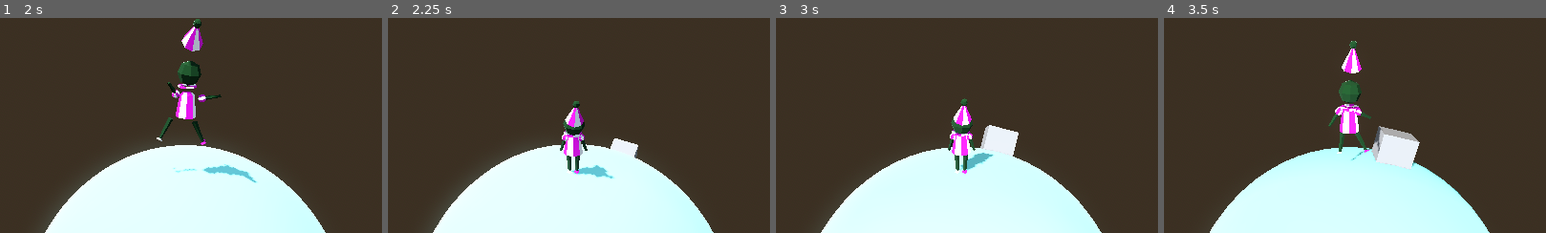
Above: before the commit, frames 1-4 (left to right).
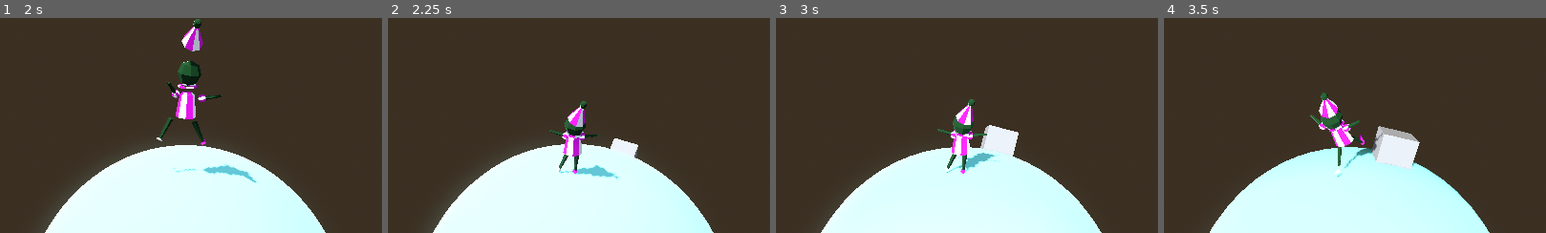
Above: after the commit, the same moments.

Repository: boner-cmd/effective-octo-pancake
Game: Godot game, scene res://Scenes/TitleScreen.tscn
The game is run twice, just before and just after one commit, with the same random seed, the same clock (stepped at 60 frames per second) and the same inputs. The engine's default icon, where the game draws it, is replaced by a stand-in: a white triangle on a blue panel in a dark square.
Inputs (mouse positions are % of the whole screen's width and height, from its top left):
- Up to frame 1 (2 s): click (11, 42) at 0.5 s; tap Enter (ui_accept) at 1.25 s; move the mouse to (55, 50) at 1.27 s; hold W (up) from 1.28 s (still down); hold F (advance_dialogue) from 1.28 s (still down); tap Space (jump) at 1.52 s
- Up to frame 2 (2.25 s): keep holding W (up); move the mouse to (45, 50) at 2.02 s; release F (advance_dialogue) at 2.03 s; click (45, 50) at 2.1 s
- Up to frame 3 (3 s): keep holding W (up); tap Space (jump) at 2.27 s; move the mouse to (52, 48) at 2.77 s; hold F (advance_dialogue) from 2.78 s (still down)
- Up to frame 4 (3.5 s): keep holding W (up); keep holding F (advance_dialogue)
The pictures show only the part of the screen within x 26-76%, y 17-67%; the shares and areas given below are measured in that part.

Frame 1 is identical in both runs. In frame 2, 1.1% of the frame differs, in the area x 42-61%, y 38-76%; in frame 3, 1.1%; in frame 4, 3.1%, in the area x 38-58%, y 10-75%.

Commit message:
dialogue stuffs progress

Diff:
--- a/Scenes/DialogueManager/DialogueManager.gd
+++ b/Scenes/DialogueManager/DialogueManager.gd
@@ -1,6 +1,8 @@
 extends Node
 
 @onready var text_box_scene = preload("res://Scenes/DialogueManager/text_box.tscn")
+
+var sub_viewport : SubViewport
 
 var dialogue_lines : Array[String] = []
 var current_line_index = 0
@@ -10,16 +12,16 @@
 var is_dialogue_active = false
 var can_advance_line = false
 
-func start_dialogue(sub_viewport : SubViewport, lines: Array[String]):
+func start_dialogue(sub_viewport_in : SubViewport, lines: Array[String]):
 	if is_dialogue_active:
 		return
-
+	sub_viewport = sub_viewport_in
 	dialogue_lines = lines
 	_show_text_box(sub_viewport)
 
 	is_dialogue_active = true
 
-func _show_text_box(sub_viewport : SubViewport):
+func _show_text_box(sub_viewport):
 	text_box = text_box_scene.instantiate()
 	text_box.finished_displaying.connect(_on_text_box_finished_displaying)
 	sub_viewport.add_child(text_box)
@@ -44,4 +46,4 @@
 			current_line_index = 0
 			return
 
-		#_show_text_box()
+		_show_text_box(sub_viewport)
--- a/Scenes/DialogueManager/interaction_area_template.gd
+++ b/Scenes/DialogueManager/interaction_area_template.gd
@@ -1,6 +1,6 @@
 extends Node3D
 
-@onready var sub_viewport: SubViewport = %SubViewport
+@onready var sub_viewport_in: SubViewport = %SubViewport
 
 
 
@@ -10,4 +10,4 @@
 ]
 
 func interact() -> void:
-	DialogueManager.start_dialogue(sub_viewport, lines)
+	DialogueManager.start_dialogue(sub_viewport_in, lines)
